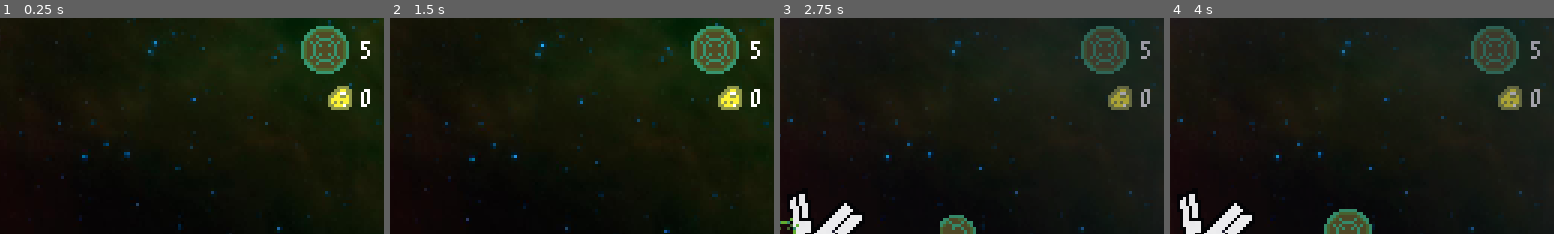
Above: before the commit, frames 1-4 (left to right).
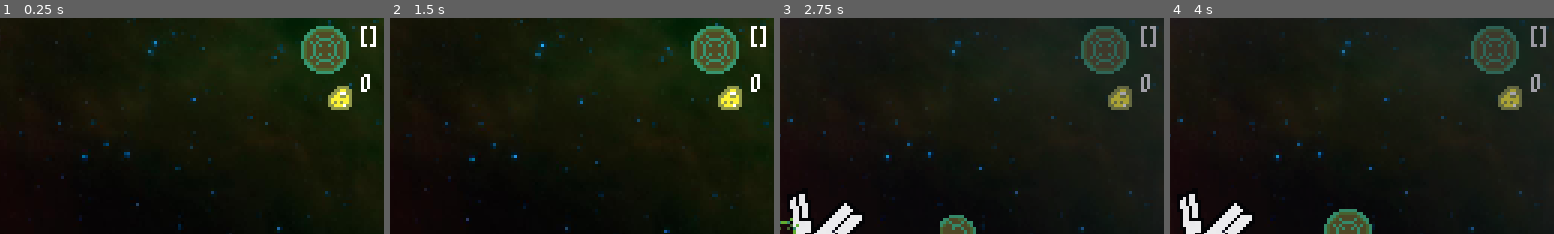
Above: after the commit, the same moments.

Repository: markopolojorgensen/github-gameoff-2020
Game: Godot game, scene res://game.tscn
Two runs of this game, one before a commit and one after it. Both use one fixed random seed, a clock stepped at 60 frames per second and the inputs below. The engine's default icon, where the game draws it, is replaced by a stand-in: a white triangle on a blue panel in a dark square.
Inputs:
- Up to frame 1 (0.25 s): no input
- Up to frame 2 (1.5 s): hold Space (jump) 0.53-1.28 s; hold Up (ui_up) from 0.53 s (still down); tap C (clear_room_wells) at 1.35 s
- Up to frame 3 (2.75 s): tap Space (jump) at 1.52, 1.55, 1.82, 2.3 s; release Up (ui_up) at 2.03 s; hold Left (ui_left) from 2.03 s (still down); hold Z (gravity_well_mode) from 2.03 s (still down)
- Up to frame 4 (4 s): release Z (gravity_well_mode) at 2.78 s; tap Ctrl (player_hold_item) at 2.85 s; tap Space (jump) at 3.02, 3.05, 3.32 s; release Left (ui_left) at 3.53 s; hold Down (ui_down) from 3.53 s (still down); hold Space (jump) from 3.53 s (still down)
The pictures show only the part of the screen within x 49-99%, y 0-50%; the shares and areas given below are measured in that part.

The runs differ from the first frame. In frame 1, 0.5% of the frame differs, in the area x 94-98%, y 3-42%; in frame 2, 0.5%; in frame 3, 0.5%; in frame 4, 0.5%.

Commit message:
got basics of dialog system working

Diff:
--- a/global.gd
+++ b/global.gd
@@ -6,6 +6,7 @@
 var world
 var player
 var current_room
+var player_hud
 
 var gravity_well_mode_active = false
 var gravity_wells : Array = []
--- a/levels/01/room_1.tscn
+++ b/levels/01/room_1.tscn
@@ -14,6 +14,8 @@
 
 [sub_resource type="RectangleShape2D" id=3]
 extents = Vector2( 384.921, 27.9582 )
+
+[sub_resource type="CircleShape2D" id=4]
 
 [node name="l01r01" type="Node2D"]
 script = ExtResource( 1 )
@@ -86,5 +88,12 @@
 
 [node name="arrow" parent="." instance=ExtResource( 4 )]
 position = Vector2( 488, 72 )
+
+[node name="area_2d" type="Area2D" parent="."]
+
+[node name="collision_shape_2d" type="CollisionShape2D" parent="area_2d"]
+position = Vector2( 87.243, 88.9248 )
+shape = SubResource( 4 )
 [connection signal="body_entered" from="room_start_area_2d" to="." method="_on_room_start_area_2d_body_entered"]
 [connection signal="body_entered" from="death_plane" to="." method="_on_death_plane_body_entered"]
+[connection signal="body_entered" from="area_2d" to="." method="_show_temportaty_text"]
--- a/levels/room.gd
+++ b/levels/room.gd
@@ -52,3 +52,8 @@
 		body.queue_free()
 	# TODO: expand the death plane to enemies? and then free them when they die?
 	# I'll have to ask Jorg about if godot will clear enemies or not.
+
+
+func _show_temportaty_text(body):
+	if "is_player" in body:
+		global.player_hud.show_text("test test test Now this is a really long thing to see what happens if the text needs to wrap or whatever")
--- a/player_hud.gd
+++ b/player_hud.gd
@@ -1,4 +1,66 @@
 extends CanvasLayer
 
+var additional_text = false
+var text_sequence = []
+var current_sequence = 0
+
+func _ready():
+	global.player_hud = self
+
+func show_text(text):
+	if text.length() < 100:
+		additional_text = false
+		$control/text_box/h_box_container/text.text = text
+		$control/text_box.show()
+		$control/text_box/ellipses.hide()
+
+	else:
+		_initialize_multiline(text)
+		$control/text_box/h_box_container/text.text = text_sequence[current_sequence]
+		$control/text_box.show()
+		$control/text_box/ellipses.show()
+
+	get_tree().paused = true
+
+func _initialize_multiline(text):
+	additional_text = true
+	text_sequence = []
+	current_sequence = 0
+	_split_text(text)
+
+func _split_text(text):
+	if text.length() < 100:
+		text_sequence.append(text)
+		return
+
+	var split_index = text.find(" ", 88) # 88 was arbitraily chosen
+	text_sequence.append(text.substr(0, split_index))
+	_split_text(text.substr(split_index, -1))
+
+
+func _unhandled_input(event):
+	if event.is_action_pressed("jump"):
+		if additional_text:
+			current_sequence += 1
+
+			# resume on last text input
+			if current_sequence > text_sequence.size() - 1:
+				_resume_game()
+
+			else:
+				# hide ellipses on last box
+				if current_sequence == text_sequence.size() - 1:
+					$control/text_box/ellipses.hide()
+				# update text!
+				$control/text_box/h_box_container/text.text = text_sequence[current_sequence]
+
+		else:
+			_resume_game()
+
+func _resume_game():
+	$control/text_box.hide()
+	get_tree().paused = false
+
 func _process(_delta):
-	$nugget_count.text = String(global.nugget_count)
+	$control/nugget_count.text = String(global.nugget_count)
+	$control/gravity_wells.text = String(global.gravity_wells)
--- a/player_hud.tscn
+++ b/player_hud.tscn
@@ -6,12 +6,23 @@
 [ext_resource path="res://player_hud.gd" type="Script" id=4]
 
 [sub_resource type="DynamicFont" id=1]
+extra_spacing_top = -5
+extra_spacing_bottom = -2
+extra_spacing_space = -2
 font_data = ExtResource( 1 )
 
 [node name="player_hud" type="CanvasLayer"]
+pause_mode = 2
 script = ExtResource( 4 )
 
-[node name="texture_rect" type="TextureRect" parent="."]
+[node name="control" type="Control" parent="."]
+margin_right = 40.0
+margin_bottom = 40.0
+__meta__ = {
+"_edit_use_anchors_": false
+}
+
+[node name="texture_rect" type="TextureRect" parent="control"]
 margin_left = 234.0
 margin_top = 23.0
 margin_right = 242.0
@@ -23,7 +34,7 @@
 "_edit_use_anchors_": false
 }
 
-[node name="nugget_count" type="Label" parent="."]
+[node name="nugget_count" type="Label" parent="control"]
 margin_left = 245.0
 margin_top = 19.0
 margin_right = 253.0
@@ -35,7 +46,7 @@
 "_edit_use_anchors_": false
 }
 
-[node name="gravity_wells" type="Label" parent="."]
+[node name="gravity_wells" type="Label" parent="control"]
 margin_left = 245.0
 margin_top = 3.0
 margin_right = 253.0
@@ -47,7 +58,7 @@
 "_edit_use_anchors_": false
 }
 
-[node name="texture_rect2" type="TextureRect" parent="."]
+[node name="texture_rect2" type="TextureRect" parent="control"]
 margin_left = 225.0
 margin_top = 3.0
 margin_right = 241.0
@@ -57,74 +68,64 @@
 "_edit_use_anchors_": false
 }
 
-[node name="panel_container" type="PanelContainer" parent="."]
+[node name="text_box" type="PanelContainer" parent="control"]
 visible = false
 anchor_left = 0.5
 anchor_top = 1.0
 anchor_right = 0.5
 anchor_bottom = 1.0
-margin_left = -80.0
-margin_top = -48.0
-margin_right = 80.0
-margin_bottom = -8.0
+margin_left = 28.0
+margin_top = 56.0
+margin_right = 188.0
+margin_bottom = 96.0
 rect_clip_content = true
 size_flags_vertical = 0
 __meta__ = {
 "_edit_use_anchors_": false
 }
 
-[node name="top_text" type="Label" parent="panel_container"]
+[node name="h_box_container" type="HBoxContainer" parent="control/text_box"]
 margin_left = 7.0
 margin_top = 7.0
 margin_right = 153.0
 margin_bottom = 33.0
+
+[node name="texture_rect3" type="TextureRect" parent="control/text_box/h_box_container"]
+margin_top = 5.0
+margin_right = 16.0
+margin_bottom = 21.0
+size_flags_horizontal = 4
+size_flags_vertical = 4
+texture = ExtResource( 3 )
+__meta__ = {
+"_edit_use_anchors_": false
+}
+
+[node name="text" type="Label" parent="control/text_box/h_box_container"]
+margin_left = 20.0
+margin_right = 146.0
+margin_bottom = 26.0
 size_flags_horizontal = 3
-size_flags_vertical = 1
+size_flags_vertical = 3
 custom_fonts/font = SubResource( 1 )
-text = "Yuna: How the hell could this"
+text = "Now everything takes up the same amount of space on the screen! This makes it a lot easier to figure"
+autowrap = true
 clip_text = true
 __meta__ = {
 "_edit_use_anchors_": false
 }
 
-[node name="middle_text2" type="Label" parent="panel_container"]
+[node name="ellipses" type="Label" parent="control/text_box"]
 margin_left = 7.0
 margin_top = 7.0
 margin_right = 153.0
 margin_bottom = 33.0
-size_flags_horizontal = 3
 size_flags_vertical = 1
 custom_fonts/font = SubResource( 1 )
-text = "keep happening to us?"
-valign = 1
-clip_text = true
-__meta__ = {
-"_edit_use_anchors_": false
-}
-
-[node name="bottom_text3" type="Label" parent="panel_container"]
-margin_left = 7.0
-margin_top = 7.0
-margin_right = 153.0
-margin_bottom = 33.0
-size_flags_horizontal = 3
-size_flags_vertical = 1
-custom_fonts/font = SubResource( 1 )
-text = "Here we go again ..."
+text = "..."
+align = 2
 valign = 2
 clip_text = true
 __meta__ = {
 "_edit_use_anchors_": false
 }
-
-[node name="texture_rect3" type="TextureRect" parent="panel_container"]
-margin_left = 7.0
-margin_top = 7.0
-margin_right = 23.0
-margin_bottom = 33.0
-size_flags_horizontal = 0
-size_flags_vertical = 3
-texture = ExtResource( 3 )
-__meta__ = {
-"_edit_use_anchors_": false
-}
Not shown: 5 places in enemies/bat/eight.tscn that only renumber resources
Not shown: 1 places in levels/01/room_1.tscn that only renumber resources
Not shown, added: assets/shark/space_shark-20201121-234835.piskel
